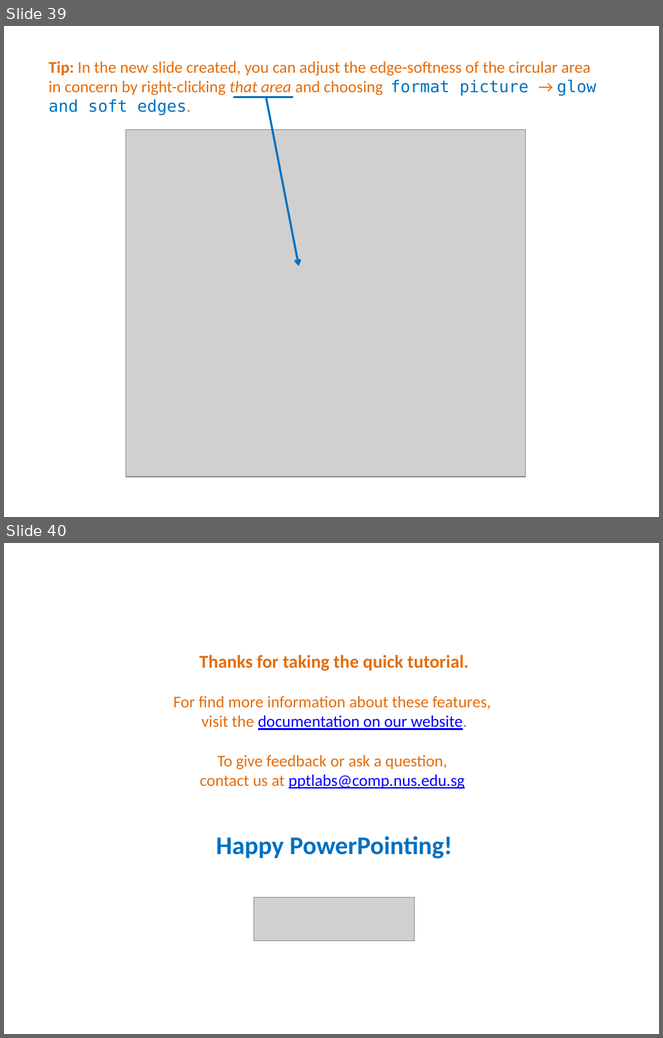
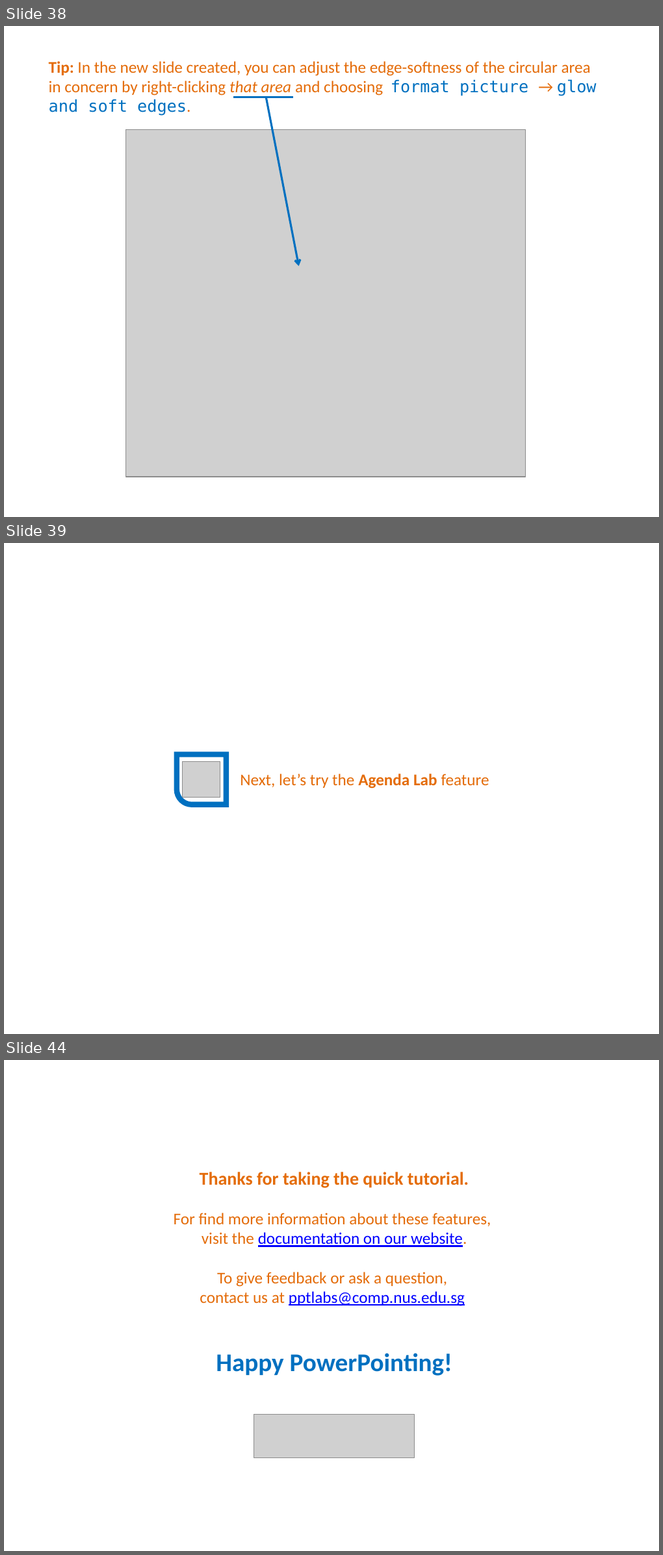
Before and after one commit to PowerPointLabs/PowerPointLabs, a slide deck: doc/PowerPointLabs Quick Tutorial.pptx. Shown one above the other, each under a label of ours: slides 39 and 40 before the commit, slides 38, 39 and 44 after it; the slides between them are not shown. The pictures are 663x1038 and 663x1555 pixels, drawn with LibreOffice and Linux fonts; fonts in the diff are those of the drawing; grey boxes stand for pictures. Boxes give left, top, right and bottom in pixels: in the first picture for what was removed or moved away, otherwise in the second. Text is boxed around its words. In the diff, an @@ line names an element or a change of style, - is before the commit and + after.

Commit message:
Added agenda lab to the tutorial file

```diff
--- a/doc/PowerPointLabs Quick Tutorial.pptx
+++ b/doc/PowerPointLabs Quick Tutorial.pptx
@@ slide 39 added at (4,543,659,1034), background #FFFFFF @@
@@ freeform shape added at (177,754,226,805), outline #0070C0 6 pt @@
@@ picture added at (183,762,221,798) @@
@@ text added at (240,774,490,789), 18 pt, text #E46C0A @@
+Next, let’s try the Agenda Lab feature
@@ what was slide 39 is now slide 38 @@
@@ what was slide 40 is now slide 44 @@
```
Also in this commit, not shown: 4 other slides added, 2 slides removed.
